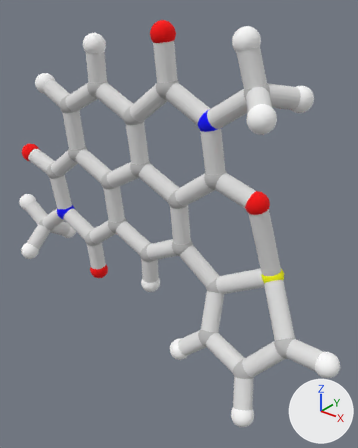
Before and after pictures for a commit that changed the glTF model backend/pndit/Dimethyl_Naphthalene_Dicarboximide_Phi_25_Theta_160_Thiophene/color.glb.
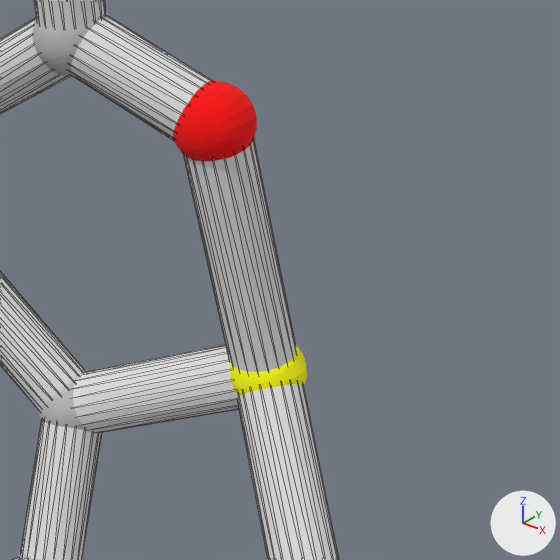
There are two pictures of each version: one whole from a 50 mm camera at (8.67, -9.55, 5.58) aimed at (0.82, 0.26, -0.51), one close up on the part from 54% to 100% of the width and 37% to 74% of the height. Every picture has the same lights, and +X, +Y and +Z are marked at lower right. The close-ups show mesh edges as thin lines. Where no turn or scale is listed for an object, it has been applied to the vertices.

The first close-up shows 'grp1', 'grp12309', 'grp13757', 'grp14119'.
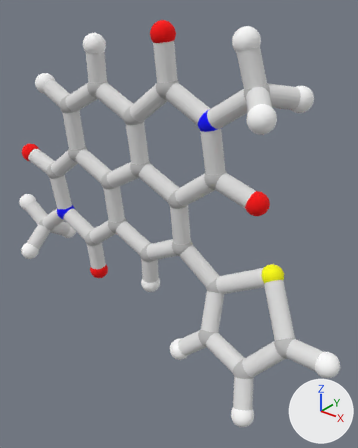
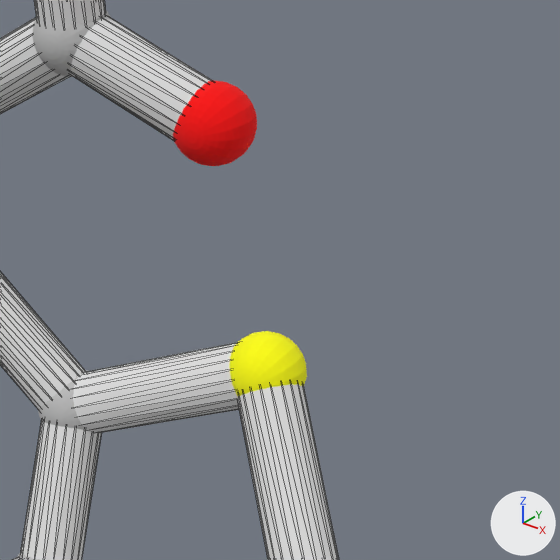
What differs and where, as boxes [x1, y1, x2, y2] in the close-ups (560 x 560 px):
```json
{"part": 1, "of": "me_grp14119", "change": "deleted", "before": [183, 140, 296, 372]}
```

Scene script edits in JSON lines:
```json
{"block": "me_grp14119", "where": "me_grp14119.from_pydata(...)  # 1760 vertices, 3344 faces; spans x -6.13..5.77, y -1.45..1.1, z -4.53..4.55"}
{"block": "me_grp14119", "where": "# used by ob_grp14119; location = (0.0, 0.0, 0.0)"}
{"block": "me_grp14119", "change": "me_grp14119 part 1: the loose piece of 40 vertices spanning x 3.06..3.96, y -0.11..0.73, z -1.26..0.89 is deleted"}
```
